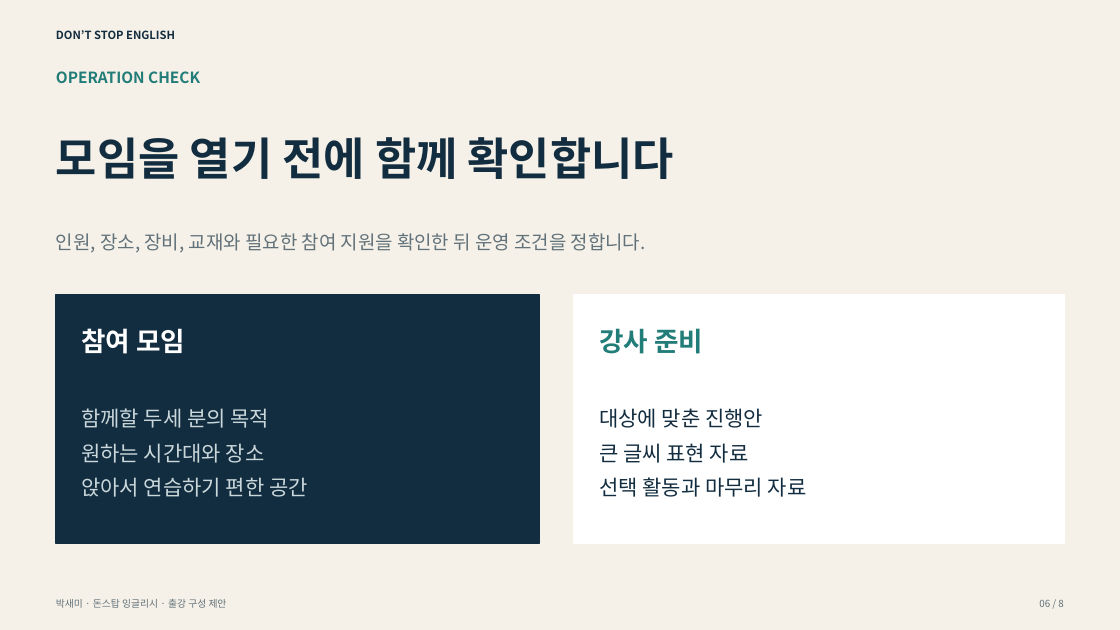
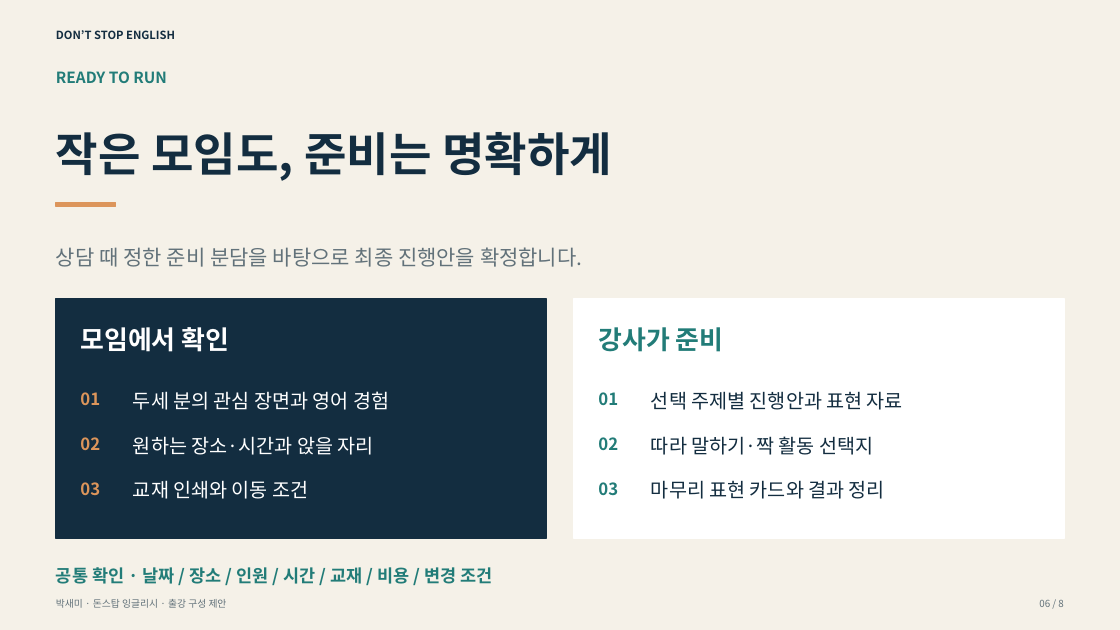
Before and after one commit to jty0221-dot/harangmarketing, a slide deck: slide 6 of public/dontstop-lecture/proposal-small-group.pptx. Drawn at 1120x630 pixels with LibreOffice and Linux fonts; fonts in the diff are those of the drawing. Boxes give left, top, right and bottom in pixels: in the first picture for what was removed or moved away, otherwise in the second. Text is boxed around its words. In the diff, an @@ line names an element or a change of style, - is before the commit and + after.

```diff
--- a/public/dontstop-lecture/proposal-small-group.pptx
+++ b/public/dontstop-lecture/proposal-small-group.pptx
@@ text at [56,71,167,83]: text changed @@
-OPERATION CHECK
+READY TO RUN
@@ text at [56,132,612,181]: text changed; size 38.4 to 39.6 pt @@
-모임을 열기 전에 함께 확인합니다
+작은 모임도, 준비는 명확하게
@@ rectangle added at [56,202,116,207], fill #DC955B, outline #DC955B 1 pt @@
@@ text at [56,247,582,267]: text changed; size 16.2 to 18 pt @@
-인원, 장소, 장비, 교재와 필요한 참여 지원을 확인한 뒤 운영 조건을 정합니다.
+상담 때 정한 준비 분담을 바탕으로 최종 진행안을 확정합니다.
@@ rectangle: place and size @@
-rectangle at [56,295,539,544]
+rectangle at [56,299,546,539]
@@ rectangle: place and size @@
-rectangle at [574,295,1064,544]
+rectangle at [574,299,1064,539]
@@ text at [80,327,230,352]: text changed; size 22.8 to 22.2 pt @@
-참여 모임
+모임에서 확인
@@ text at [599,327,724,352]: text changed; size 22.8 to 22.2 pt @@
-강사 준비
+강사가 준비
@@ text added at [80,392,100,405], 14.4 pt, text #DC955B, bold @@
+01
@@ text removed at [81,408,308,497] @@
-함께할 두세 분의 목적
-원하는 시간대와 장소
-앉아서 연습하기 편한 공간
@@ text added at [133,391,389,410], 16.8 pt, text #FFFFFF @@
+두세 분의 관심 장면과 영어 경험
@@ text added at [598,392,618,405], 14.4 pt, text #227C78, bold @@
+01
@@ text removed at [599,408,807,497] @@
-대상에 맞춘 진행안
-큰 글씨 표현 자료
-선택 활동과 마무리 자료
@@ text added at [651,391,903,410], 16.8 pt, text #132D40 @@
+선택 주제별 진행안과 표현 자료
@@ text added at [80,437,100,450], 14.4 pt, text #DC955B, bold @@
+02
@@ text added at [133,436,373,455], 16.8 pt, text #FFFFFF @@
+원하는 장소·시간과 앉을 자리
@@ text added at [598,437,618,450], 14.4 pt, text #227C78, bold @@
+02
@@ text added at [651,436,873,455], 16.8 pt, text #132D40 @@
+따라 말하기·짝 활동 선택지
@@ text added at [80,482,100,495], 14.4 pt, text #DC955B, bold @@
+03
@@ text added at [133,480,308,499], 16.8 pt, text #FFFFFF @@
+교재 인쇄와 이동 조건
@@ text added at [598,482,618,495], 14.4 pt, text #227C78, bold @@
+03
@@ text added at [651,480,885,499], 16.8 pt, text #132D40 @@
+마무리 표현 카드와 결과 정리
@@ text added at [56,567,492,584], 15 pt, text #227C78, bold @@
+공통 확인 · 날짜 / 장소 / 인원 / 시간 / 교재 / 비용 / 변경 조건
```
Also in this commit, not shown: 4 other slides changed, 9 other files.
